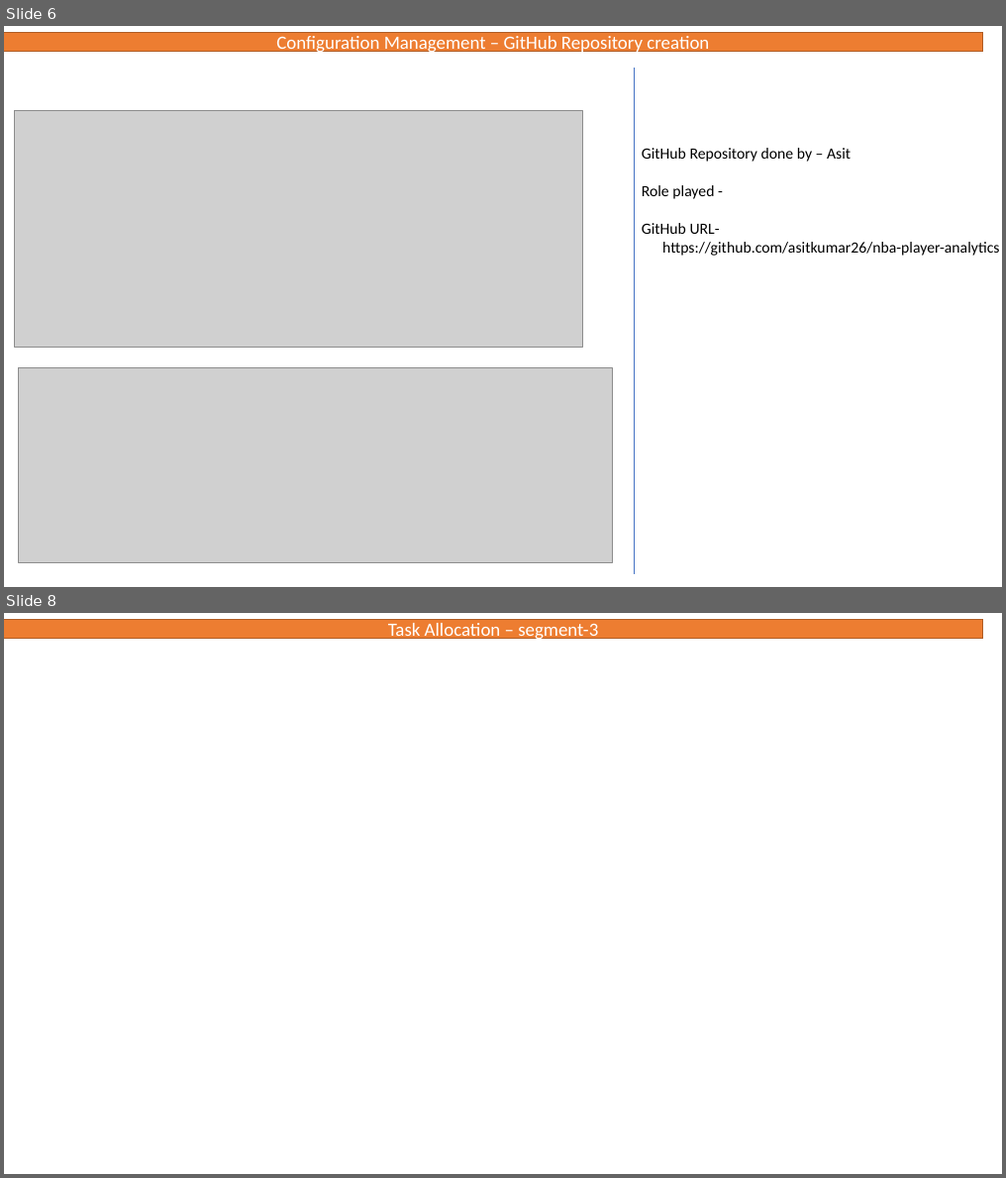
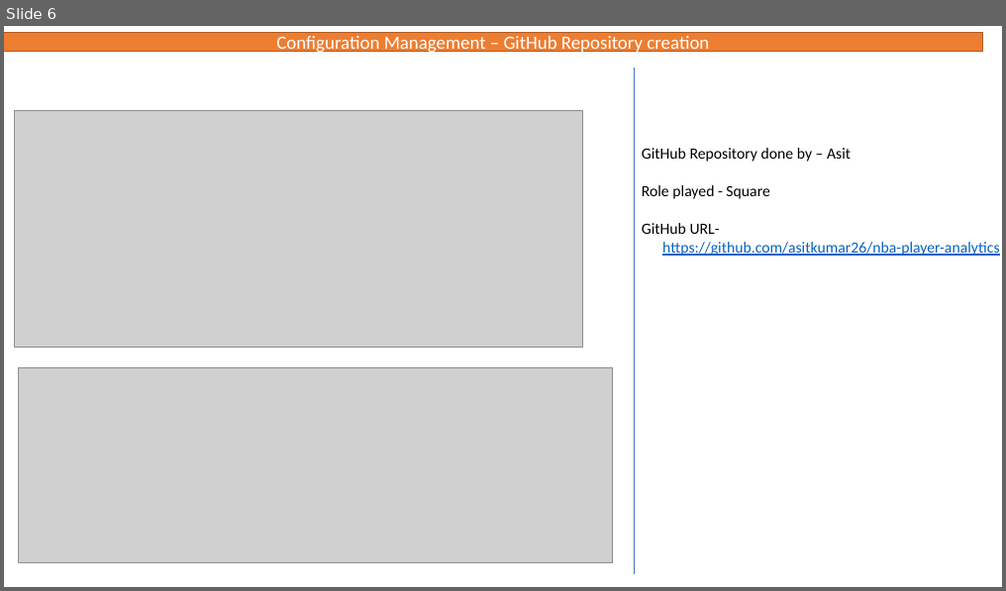
Before and after one commit to asitkumar26/nba-player-analytics, a slide deck: Presentation/Deliverables.pptx. Shown one above the other, each under a label of ours: slides 6 and 8 before the commit, slide 6 after it; the slides between them are not shown. The pictures are 1006x1178 and 1006x591 pixels, drawn with LibreOffice and Linux fonts; fonts in the diff are those of the drawing; grey boxes stand for pictures. Boxes give left, top, right and bottom in pixels: in the first picture for what was removed or moved away, otherwise in the second. Text is boxed around its words. In the diff, an @@ line names an element or a change of style, - is before the commit and + after.

```diff
--- a/Presentation/Deliverables.pptx
+++ b/Presentation/Deliverables.pptx
@@ slide 8 removed at bbox=[4, 613, 1002, 1174], background #FFFFFF @@
@@ rectangle removed at bbox=[4, 619, 982, 639] @@
-Task Allocation – segment-3
@@ slide 6 changed as well @@
@@ text at bbox=[642, 185, 769, 199]: text changed @@
-Role played -
+Role played - Square
@@ text at bbox=[662, 242, 999, 256]: text colour #000000 to #0563C1, underline on in "https://github.com/asitkumar26/nba-player-analytics" @@
```
Also in this commit, not shown: 5 other slides changed, 2 other slides removed.
